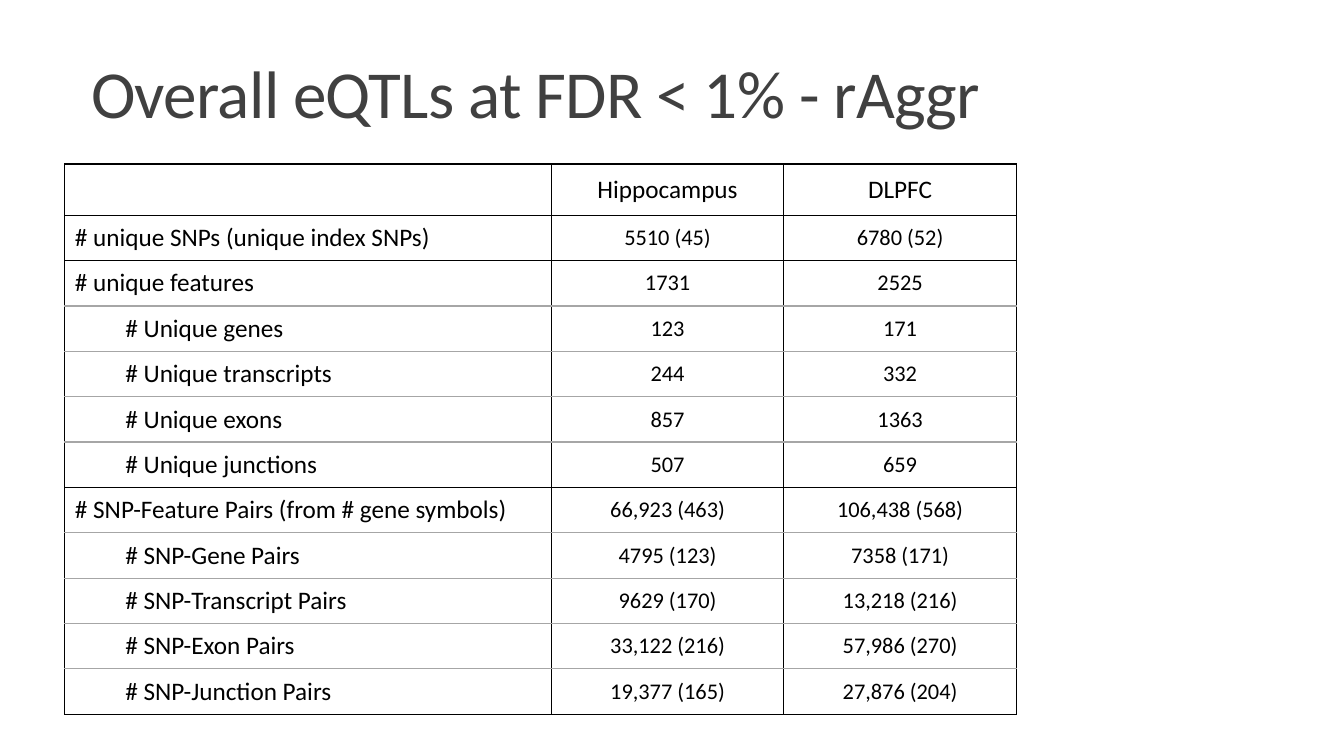
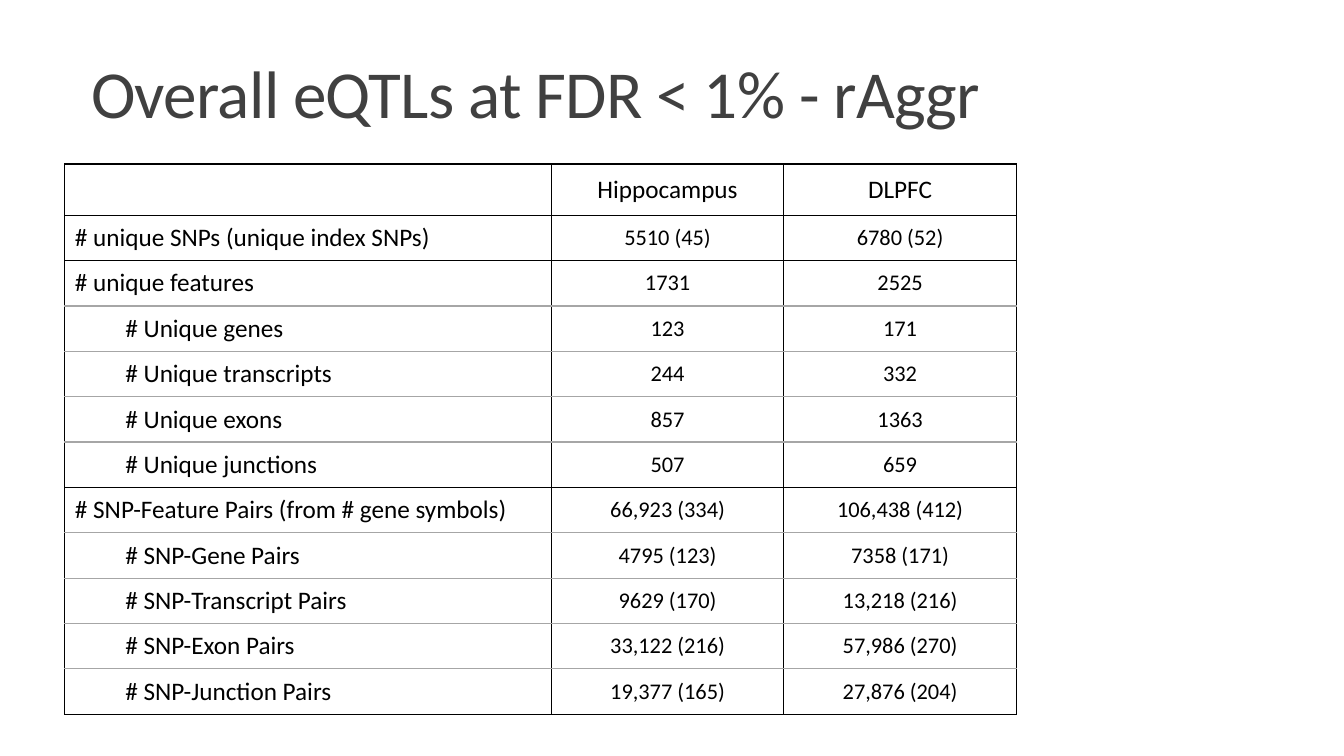
Before and after one commit to LieberInstitute/brainseq_phase2, a slide deck: slide 4 of eQTL_GWAS_riskSNPs/raggr_results_tables.pptx. Drawn at 1344x756 pixels with LibreOffice and Linux fonts; fonts in the diff are those of the drawing. Boxes give left, top, right and bottom in pixels: in the first picture for what was removed or moved away, otherwise in the second. Text is boxed around its words. In the diff, an @@ line names an element or a change of style, - is before the commit and + after.

Commit message:
Add venn diagrams and table to powerpoint

```diff
--- a/eQTL_GWAS_riskSNPs/raggr_results_tables.pptx
+++ b/eQTL_GWAS_riskSNPs/raggr_results_tables.pptx
@@ table at (x1=65, y1=164, x2=1017, y2=715) @@
-row 8, column 2: 66,923 (463)
+row 8, column 2: 66,923 (334)
-row 8, column 3: 106,438 (568)
+row 8, column 3: 106,438 (412)
```
Also in this commit, not shown: 3 slides added, 7 other files.
